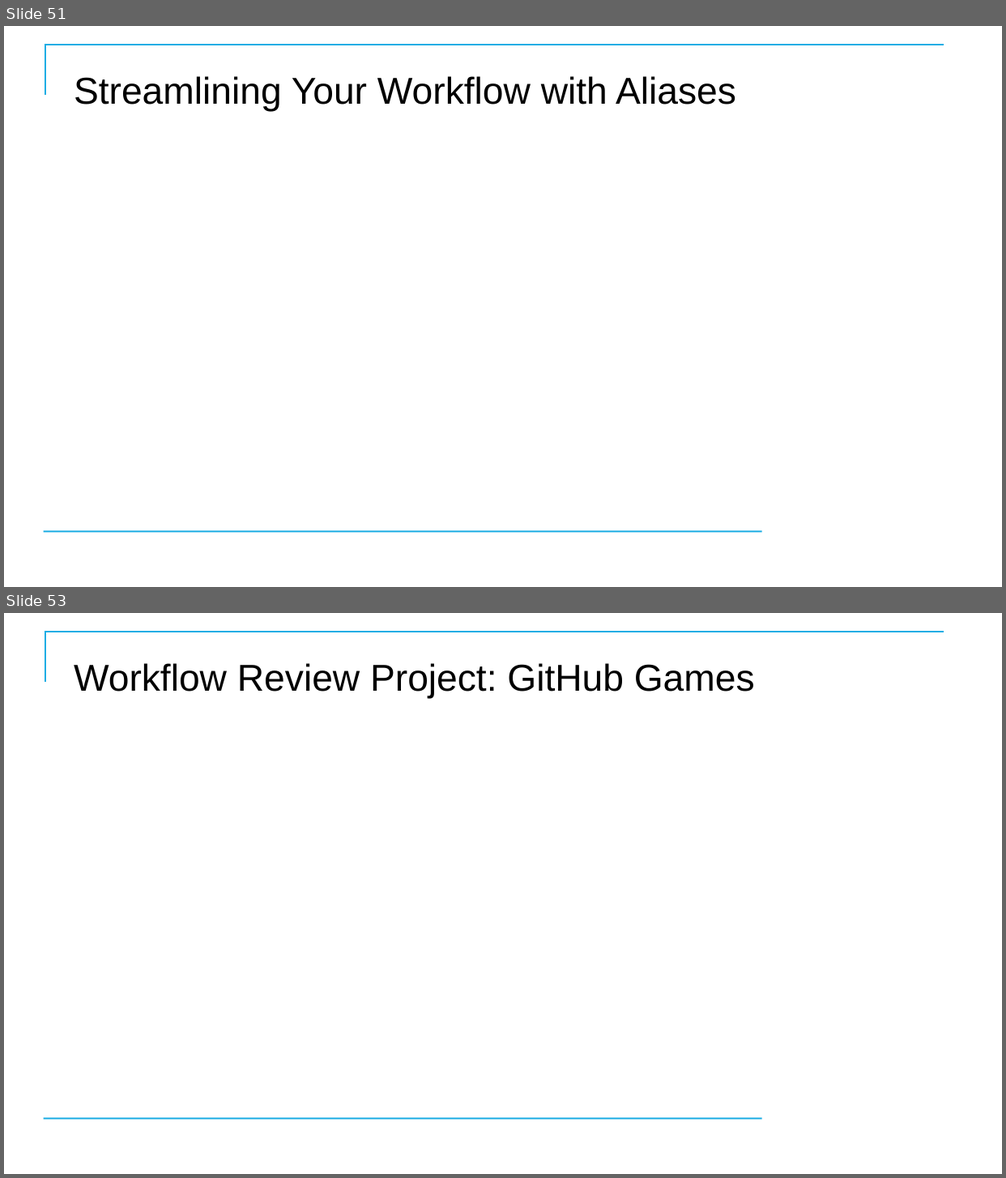
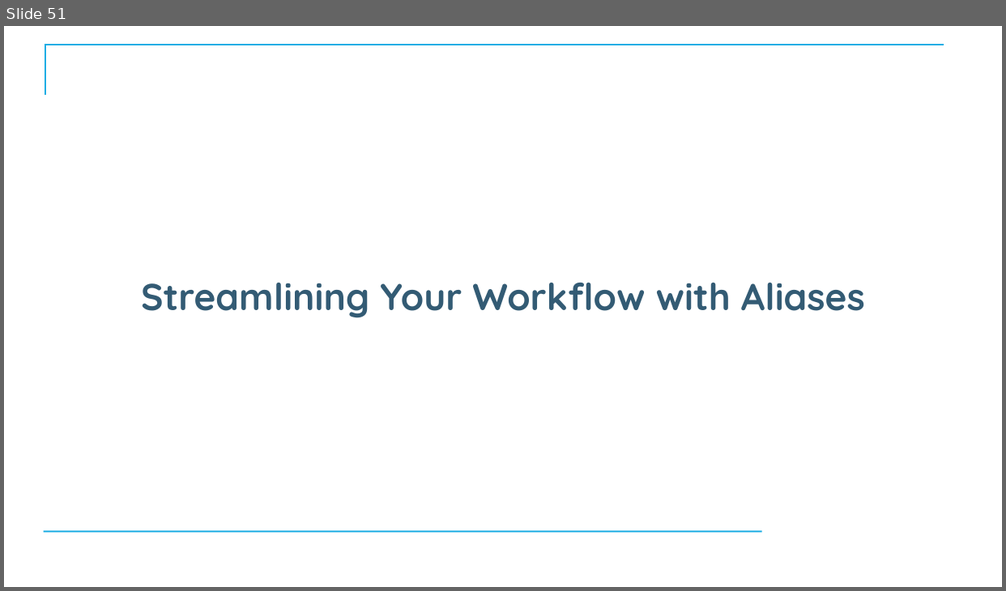
Before and after one commit to CostelloTechnicalConsulting/XGHDEV, a slide deck: ppt/XGHDEV.pptx. Shown one above the other, each under a label of ours: slides 51 and 53 before the commit, slide 51 after it; the slides between them are not shown. The pictures are 1006x1178 and 1006x591 pixels, drawn with LibreOffice and Linux fonts; fonts in the diff are those of the drawing; background and template pictures are left out. Boxes give left, top, right and bottom in pixels: in the first picture for what was removed or moved away, otherwise in the second. Text is boxed around its words. In the diff, an @@ line names an element or a change of style, - is before the commit and + after.

```diff
--- a/ppt/XGHDEV.pptx
+++ b/ppt/XGHDEV.pptx
@@ slide 53 removed at (4,613,1002,1174), background #FFFFFF; not listed: 2 template elements that a slide beside it also shows @@
@@ title removed at (74,663,755,699) @@
-Workflow Review Project: GitHub Games
@@ slide 51 changed as well @@
@@ title "Streamlining Your Workflow with Aliases": place and size @@
-title "Streamlining Your Workflow with Aliases" at (74,76,736,112)
+title "Streamlining Your Workflow with Aliases" at (141,283,865,318)
@@ title "Streamlining Your Workflow with Aliases" at (141,283,865,318): font Arial to Quicksand, text colour #000000 to #335B74, bold on; alignment left to centre @@
```
Also in this commit, not shown: 41 other slides changed, 6 other slides removed.
